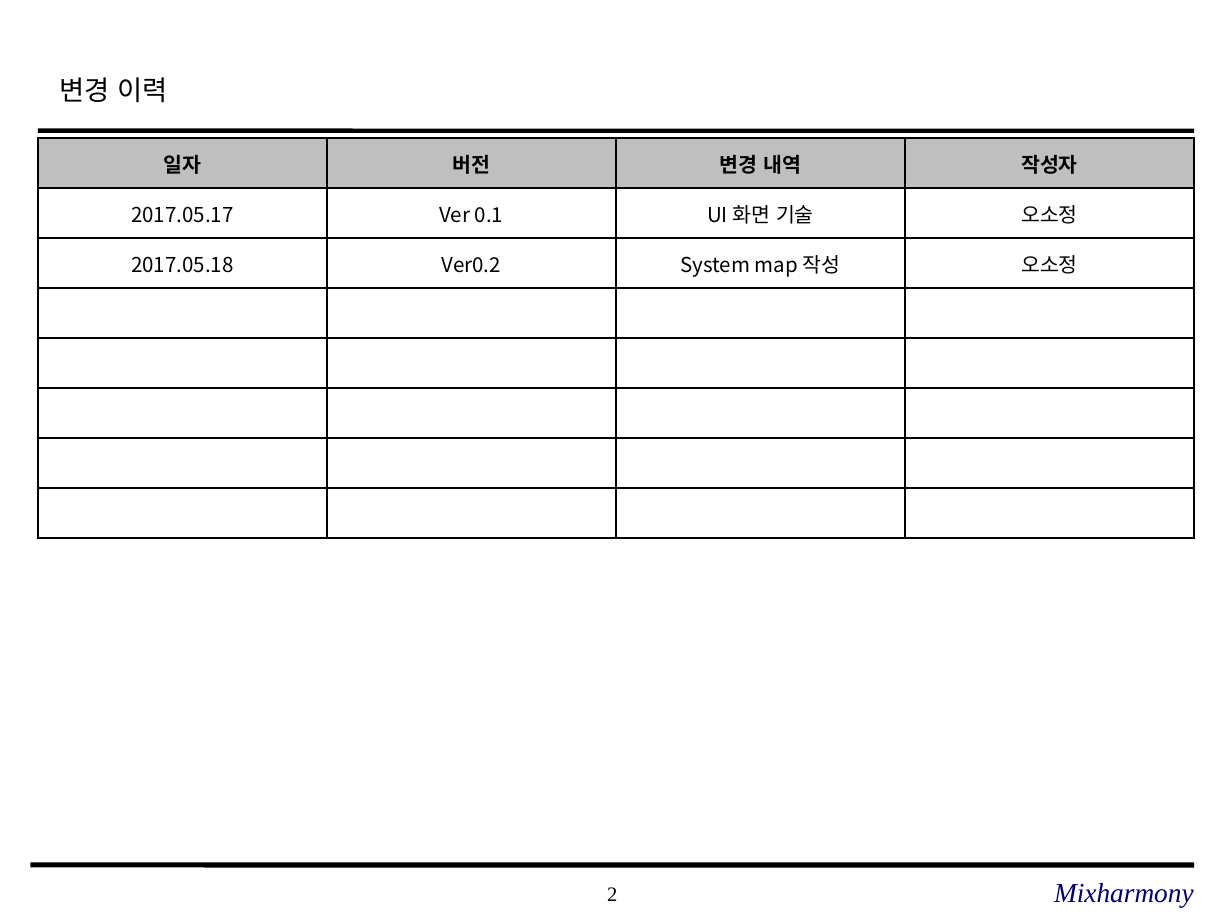
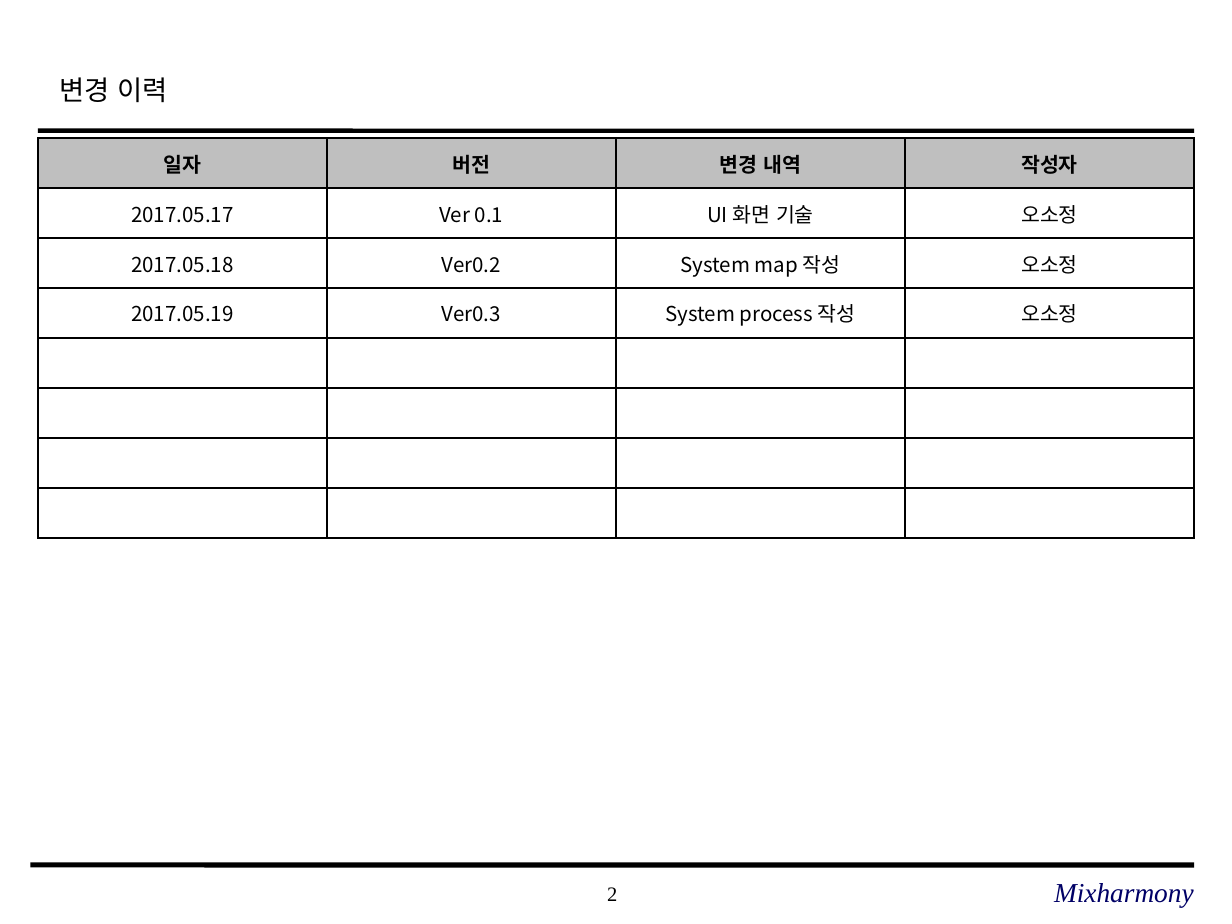
Before and after one commit to SE-admin/SE2017_2_mixharmony, a slide deck: slide 2 of doc/3_ 설계서/UI Design Template.pptx. Drawn at 1232x924 pixels with LibreOffice and Linux fonts; fonts in the diff are those of the drawing; background and template pictures are left out. Boxes give left, top, right and bottom in pixels: in the first picture for what was removed or moved away, otherwise in the second. Text is boxed around its words. In the diff, an @@ line names an element or a change of style, - is before the commit and + after.

Commit message:
#863 system process 작성

```diff
--- a/doc/3_ 설계서/UI Design Template.pptx
+++ b/doc/3_ 설계서/UI Design Template.pptx
@@ table at [38, 138, 1196, 537] @@
+row 4: 2017.05.19 | Ver0.3 | System process 작성 | 오소정
-row 8:  |  |  | 
```
Also in this commit, not shown: 2 other slides changed.
